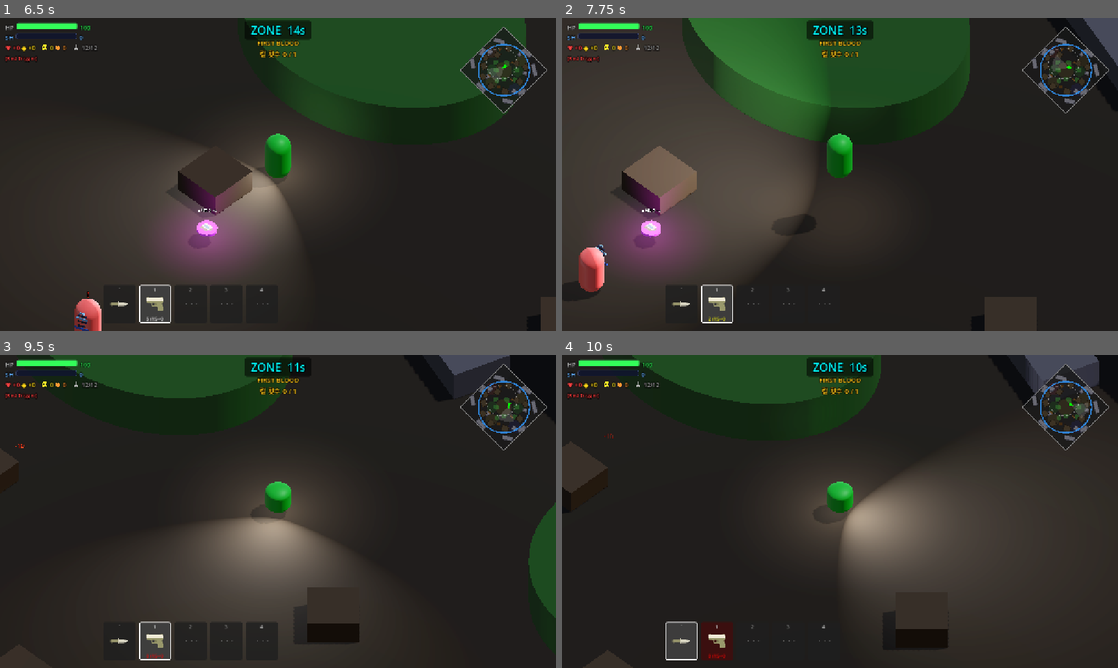
Above: before the commit, frames 1-4 (two rows, left to right).
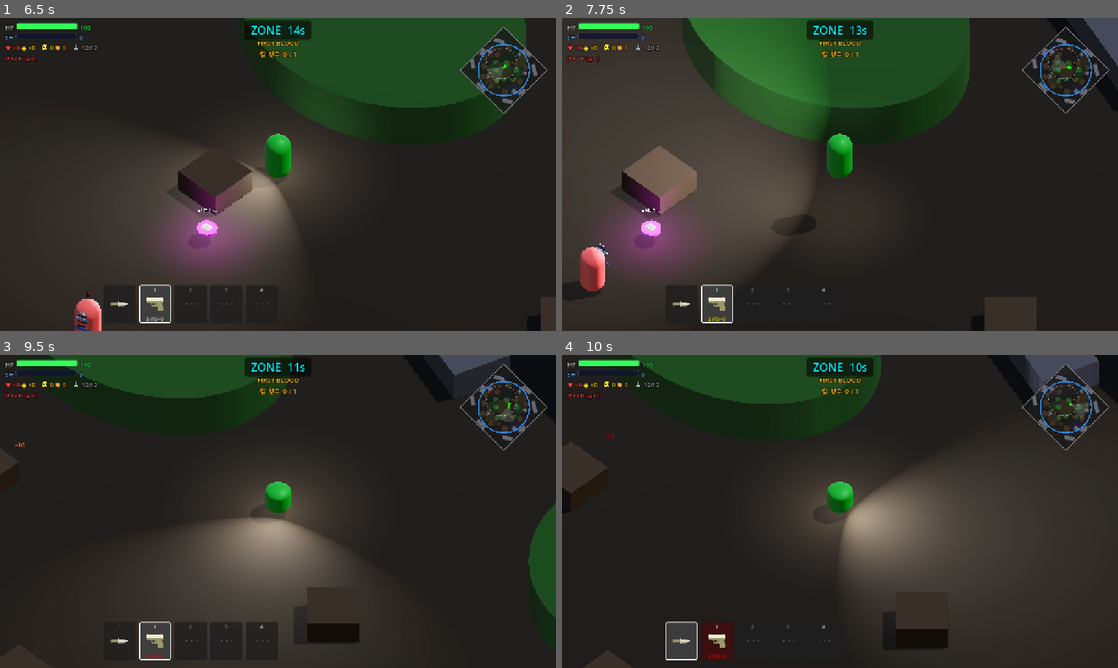
Above: after the commit, the same moments.

Repository: Kyulhee/battle-capsule
Game: Godot game, scene res://src/Main.tscn
The game is run twice, just before and just after one commit, with the same random seed, the same clock (stepped at 60 frames per second) and the same inputs.
Inputs (mouse positions are in pixels of both pictures, inside the frame that each line leads up to):
- Up to frame 1 (6.5 s): click "START MATCH" at 0.5 s; click "START MATCH" at 1.25 s; click "쉬움" at 2 s; click "보통" at 2.75 s; click "어려움" at 3.5 s; click "지옥" at 4.25 s; click "RECORDS" at 5 s; click "선택" at 5.75 s
- Up to frame 2 (7.75 s): tap Enter at 6.5 s; move the mouse to (962, 158) at 6.52 s; press the mouse at (962, 158) at 6.53 s; hold D (ui_right) 6.53-7.28 s; tap Space at 6.77, 7.52 s; move the mouse to (728, 190) at 7.27 s; release the mouse at (728, 190) at 7.28 s; hold S (ui_down) from 7.28 s (still down); tap Q (heal) at 7.35 s; click (728, 190) at 7.42 s
- Up to frame 3 (9.5 s): move the mouse to (333, 442) at 8.02 s; release S (ui_down) at 8.03 s; hold D (ui_right) 8.03-8.78 s; tap F (interact) at 8.1 s; click (333, 442) at 8.17 s; move the mouse to (250, 574) at 8.77 s; hold W (ui_up) from 8.78 s (still down); tap C at 8.85 s; click (250, 574) at 8.92 s; tap Space at 9.02 s
- Up to frame 4 (10 s): move the mouse to (1006, 558) at 9.52 s; release W (ui_up) at 9.53 s; hold A (ui_left) from 9.53 s (still down); tap 1 at 9.6 s; click (1006, 558) at 9.67 s; tap Space at 9.77 s

Frame 1 is identical in both runs. In frame 2, 0.2% of the frame differs, in the area x 3-9%, y 72-88%; in frame 3, less than 0.1%; in frame 4, less than 0.1%.

Commit message:
refactor: split how to play catalog

Diff:
--- a/src/Main.gd
+++ b/src/Main.gd
@@ -82,6 +82,7 @@
 const GameConfigScript = preload("res://src/core/GameConfig.gd")
 const DebugFlagsScript = preload("res://src/core/DebugFlags.gd")
 const DebugOverlayScript = preload("res://src/ui/DebugOverlay.gd")
+const HelpCatalogScript = preload("res://src/core/HelpCatalog.gd")
 const LootSpawnerScript = preload("res://src/core/LootSpawner.gd")
 const MissionTrackerScript = preload("res://src/core/MissionTracker.gd")
 const SupplyDropControllerScript = preload("res://src/core/SupplyDropController.gd")
@@ -1571,37 +1572,18 @@
 	content.add_theme_constant_override("separation", 6)
 	scroll.add_child(content)
 
-	# ── CONTROLS ──
-	_help_section(content, "CONTROLS")
-	_make_key_row(content, ["W","A","S","D"], "이동")
-	_make_key_row(content, ["MOUSE"], "조준 (캐릭터가 커서 방향을 바라봄)")
-	_make_key_row(content, ["LMB"], "사격 / 칼 공격")
-	_make_key_row(content, ["F"], "근처 아이템 줍기")
-	_make_key_row(content, ["Q"], "붕대/구급상자 사용 (HP 회복)")
-	_make_key_row(content, ["R"], "재장전")
-	_make_key_row(content, ["C"], "웅크리기 토글 (스텔스 증가)")
-	_make_key_row(content, ["SPACE"], "점프")
-	_make_key_row(content, ["`"], "근접 무기 (칼)")
-	_make_key_row(content, ["1","2","3","4"], "총기 슬롯 전환")
-	_make_key_row(content, ["ESC"], "일시정지 / 메뉴")
-
-	# ── HUD GUIDE ──
-	_help_section(content, "HUD 아이콘")
-	_make_icon_row(content, "skull", Color(1.0,0.92,0.15), "Kill 수")
-	_make_icon_row(content, "hand",  Color(1.0,0.6, 0.2 ), "Assist 수")
-	_make_icon_row(content, "person",Color(0.72,0.72,0.72), "현재 생존자 수")
-	_make_text_row(content, "♥", Color(0.95,0.25,0.25), "붕대 보유 수")
-	_make_text_row(content, "◆", Color(1.0, 0.85,0.1 ), "구급상자 보유 수")
-
-	# ── SYSTEMS ──
-	_help_section(content, "SYSTEMS")
-	_make_desc_row(content, "자기장", "파란 링 밖에 있으면 지속 피해. 타이머가 빨간색이 되기 전에 이동.")
-	_make_desc_row(content, "보급 캡슐", "자기장 2단계에 맵 중앙 낙하. 레일건 포함 희귀 아이템.")
-	_make_desc_row(content, "아티팩트", "매치 시작 전 1개 선택 가능. 강한 장점과 패널티가 함께 적용됨.")
-	_make_desc_row(content, "압박 미션", "Hell은 자동 활성화. Hard는 메뉴에서 opt-in 가능.")
-	_make_desc_row(content, "스텔스", "풀숲에서 웅크리면 봇 탐지가 크게 늦어짐.")
-	_make_desc_row(content, "무기 획득", "주우면 탄창 1/3 장전. 탄약 아이템은 예비(+N)로 쌓이고 R로 보충.")
-	_make_desc_row(content, "중복 제한", "같은 종류 무기는 두 번 주울 수 없음.")
+	for section in HelpCatalogScript.sections():
+		_help_section(content, section.get("title", ""))
+		for row in section.get("rows", []):
+			match row.get("type", ""):
+				"key":
+					_make_key_row(content, row.get("keys", []), row.get("desc", ""))
+				"icon":
+					_make_icon_row(content, row.get("shape", ""), row.get("color", Color.WHITE), row.get("desc", ""))
+				"text":
+					_make_text_row(content, row.get("symbol", ""), row.get("color", Color.WHITE), row.get("desc", ""))
+				"desc":
+					_make_desc_row(content, row.get("label", ""), row.get("desc", ""))
 
 func _help_section(parent: VBoxContainer, title: String):
 	var spacer = Control.new(); spacer.custom_minimum_size = Vector2(0, 6); parent.add_child(spacer)
--- /dev/null
+++ b/src/core/HelpCatalog.gd
@@ -0,0 +1,44 @@
+class_name HelpCatalog
+extends RefCounted
+
+static func sections() -> Array[Dictionary]:
+	return [
+		{
+			"title": "CONTROLS",
+			"rows": [
+				{"type": "key", "keys": ["W", "A", "S", "D"], "desc": "이동"},
+				{"type": "key", "keys": ["MOUSE"], "desc": "조준 (캐릭터가 커서 방향을 바라봄)"},
+				{"type": "key", "keys": ["LMB"], "desc": "사격 / 칼 공격"},
+				{"type": "key", "keys": ["F"], "desc": "근처 아이템 줍기"},
+				{"type": "key", "keys": ["Q"], "desc": "붕대/구급상자 사용 (HP 회복)"},
+				{"type": "key", "keys": ["R"], "desc": "재장전"},
+				{"type": "key", "keys": ["C"], "desc": "웅크리기 토글 (스텔스 증가)"},
+				{"type": "key", "keys": ["SPACE"], "desc": "점프"},
+				{"type": "key", "keys": ["`"], "desc": "근접 무기 (칼)"},
+				{"type": "key", "keys": ["1", "2", "3", "4"], "desc": "총기 슬롯 전환"},
+				{"type": "key", "keys": ["ESC"], "desc": "일시정지 / 메뉴"},
+			],
+		},
+		{
+			"title": "HUD 아이콘",
+			"rows": [
+				{"type": "icon", "shape": "skull", "color": Color(1.0, 0.92, 0.15), "desc": "Kill 수"},
+				{"type": "icon", "shape": "hand", "color": Color(1.0, 0.6, 0.2), "desc": "Assist 수"},
+				{"type": "icon", "shape": "person", "color": Color(0.72, 0.72, 0.72), "desc": "현재 생존자 수"},
+				{"type": "text", "symbol": "♥", "color": Color(0.95, 0.25, 0.25), "desc": "붕대 보유 수"},
+				{"type": "text", "symbol": "◆", "color": Color(1.0, 0.85, 0.1), "desc": "구급상자 보유 수"},
+			],
+		},
+		{
+			"title": "SYSTEMS",
+			"rows": [
+				{"type": "desc", "label": "자기장", "desc": "파란 링 밖에 있으면 지속 피해. 타이머가 빨간색이 되기 전에 이동."},
+				{"type": "desc", "label": "보급 캡슐", "desc": "자기장 2단계에 맵 중앙 낙하. 레일건 포함 희귀 아이템."},
+				{"type": "desc", "label": "아티팩트", "desc": "매치 시작 전 1개 선택 가능. 강한 장점과 패널티가 함께 적용됨."},
+				{"type": "desc", "label": "압박 미션", "desc": "Hell은 자동 활성화. Hard는 메뉴에서 opt-in 가능."},
+				{"type": "desc", "label": "스텔스", "desc": "풀숲에서 웅크리면 봇 탐지가 크게 늦어짐."},
+				{"type": "desc", "label": "무기 획득", "desc": "주우면 탄창 1/3 장전. 탄약 아이템은 예비(+N)로 쌓이고 R로 보충."},
+				{"type": "desc", "label": "중복 제한", "desc": "같은 종류 무기는 두 번 주울 수 없음."},
+			],
+		},
+	]
Not shown, changed: docs/ARCHITECTURE.md
Not shown, changed: docs/DEVLOG.md
Not shown, changed: docs/MASTERPLAN.md
